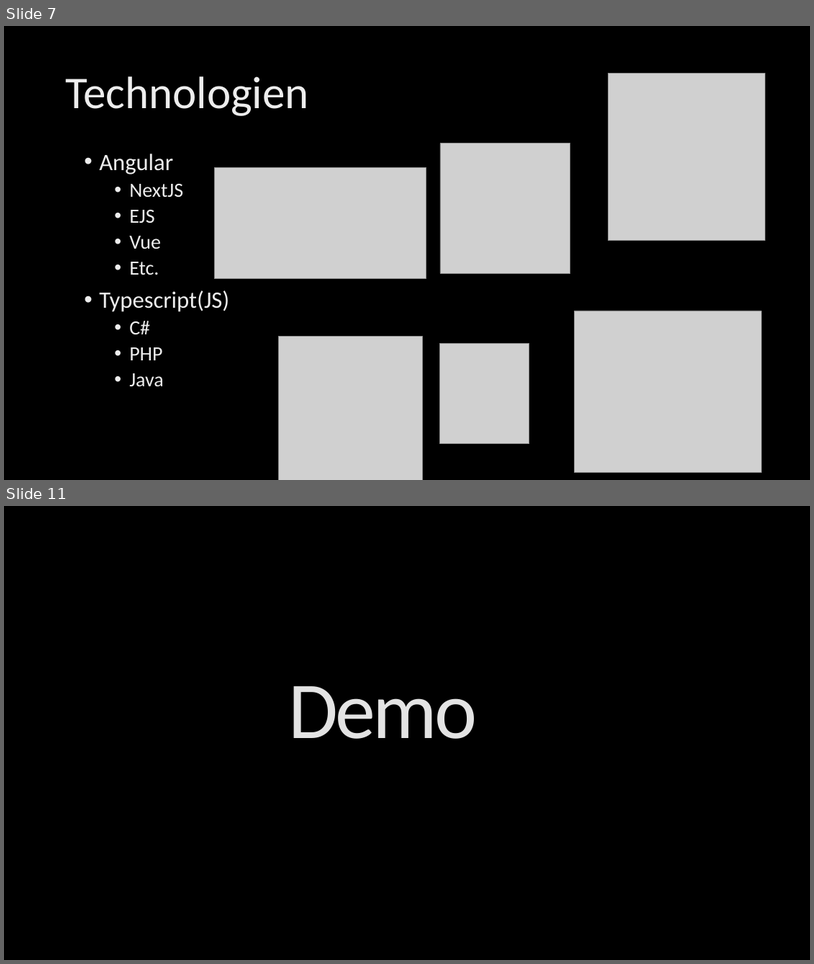
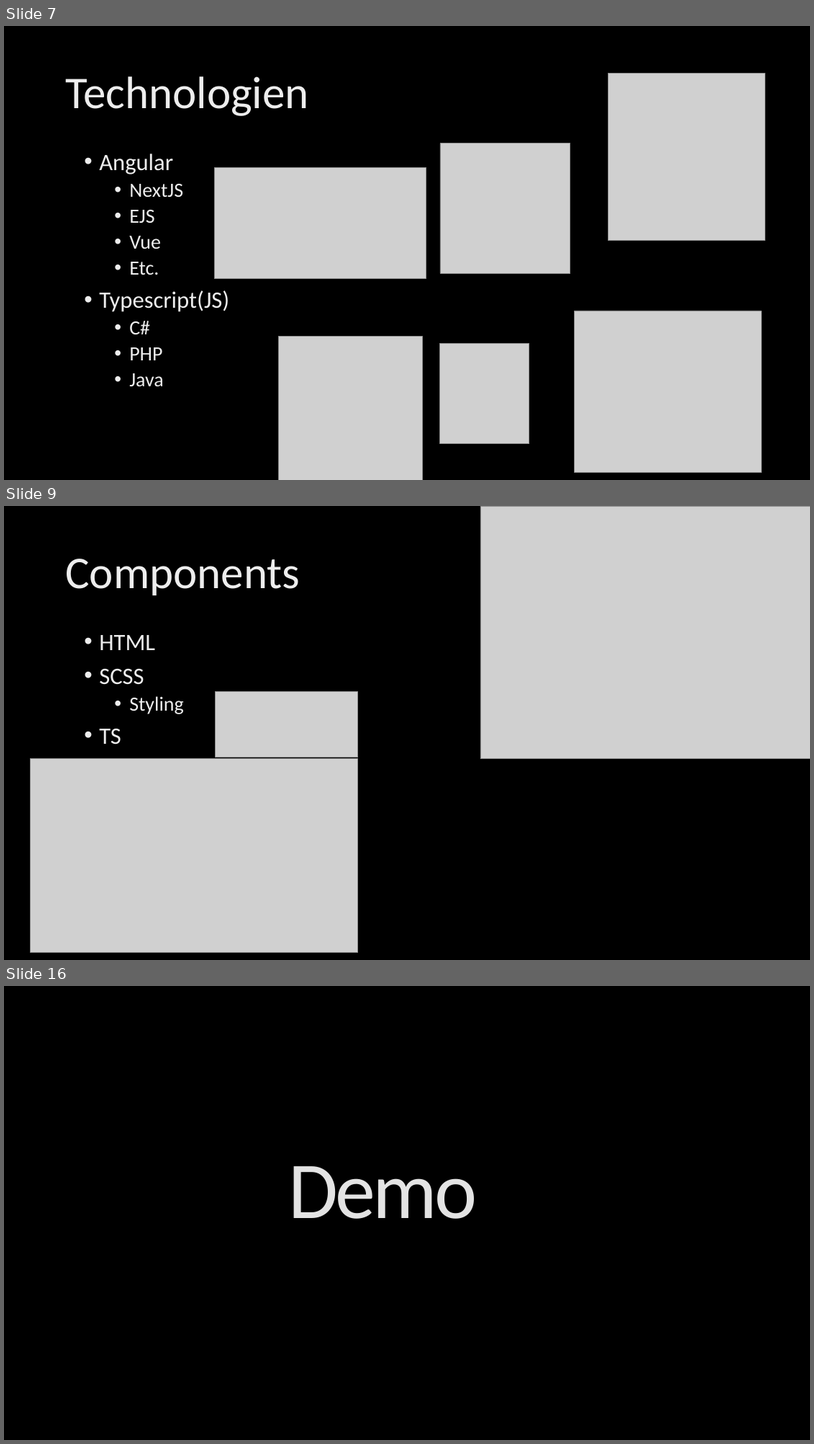
Before and after one commit to seiemens/to-do-prosche, a slide deck: Documentation/M223_Presentation.pptx. Shown one above the other, each under a label of ours: slides 7 and 11 before the commit, slides 7, 9 and 16 after it; the slides between them are not shown. The pictures are 814x964 and 814x1444 pixels, drawn with LibreOffice and Linux fonts; fonts in the diff are those of the drawing; grey boxes stand for pictures; background and template pictures are left out. Boxes give left, top, right and bottom in pixels: in the first picture for what was removed or moved away, otherwise in the second. Text is boxed around its words. In the diff, an @@ line names an element or a change of style, - is before the commit and + after.

```diff
--- a/Documentation/M223_Presentation.pptx
+++ b/Documentation/M223_Presentation.pptx
@@ slide 9 added at (x1=4, y1=506, x2=810, y2=960), background picture (left out) @@
@@ picture added at (x1=481, y1=506, x2=810, y2=759) @@
@@ title added at (x1=65, y1=559, x2=300, y2=595), 54 pt, text gradient #BFBFBF to #EDEDED to #FFFFFF @@
+Components
@@ text added at (x1=99, y1=635, x2=184, y2=744), 28 pt, text gradient #BFBFBF to #EDEDED to #FFFFFF @@
+• HTML
+• SCSS
+  • Styling
+• TS
@@ picture added at (x1=216, y1=692, x2=358, y2=757) @@
@@ picture added at (x1=31, y1=759, x2=358, y2=952) @@
@@ what was slide 11 is now slide 16 @@
```
Also in this commit, not shown: 1 slide changed, 6 other slides added, 2 slides removed.
